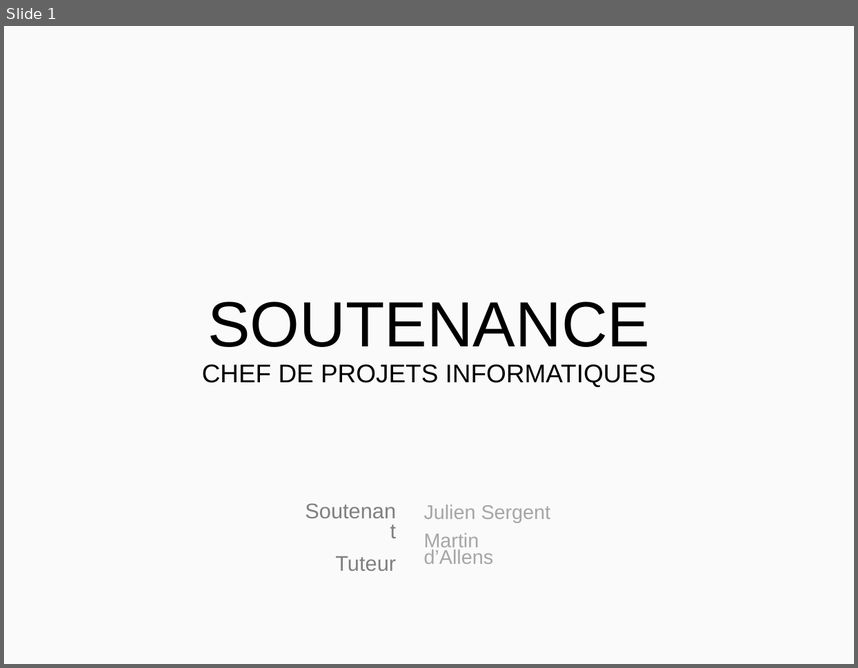
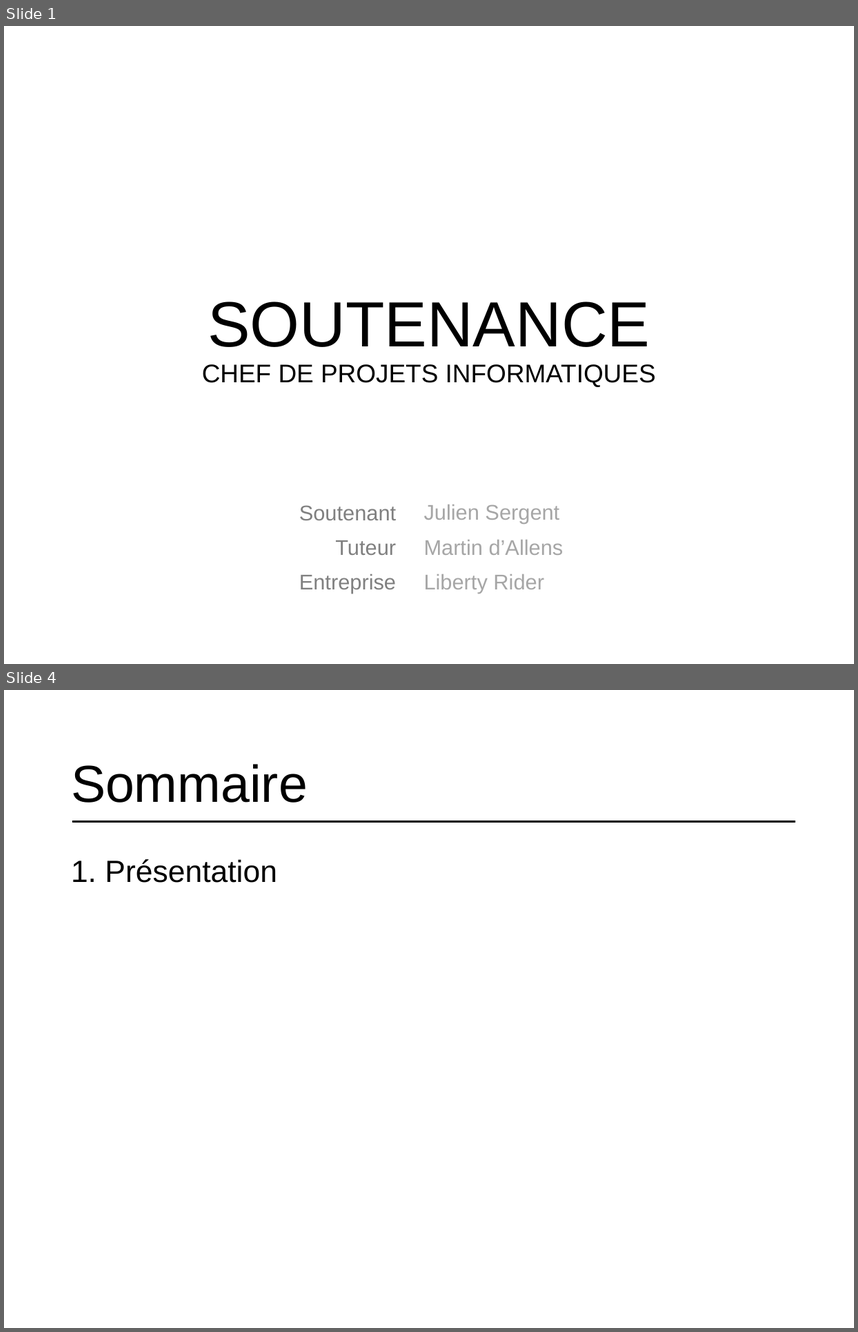
Before and after one commit to MadDeveloper/thesis, a slide deck: Présentation.pptx. Shown one above the other, each under a label of ours: slide 1 before the commit, slides 1 and 4 after it; the slides between them are not shown. The pictures are 858x668 and 858x1332 pixels, drawn with LibreOffice and Linux fonts; fonts in the diff are those of the drawing. Boxes give left, top, right and bottom in pixels: in the first picture for what was removed or moved away, otherwise in the second. Text is boxed around its words. In the diff, an @@ line names an element or a change of style, - is before the commit and + after.

```diff
--- a/Présentation.pptx
+++ b/Présentation.pptx
@@ slide 4 added at (4, 690, 854, 1328), background #FFFFFF @@
@@ title added at (71, 764, 308, 802), 44 pt, text #000000 @@
+Sommaire
@@ line added from (72, 822) to (795, 822), #000000 2 pt @@
@@ text added at (71, 859, 277, 883), 26 pt, text #000000 @@
+1. Présentation
@@ slide 1 changed as well @@
@@ background #FAFAFA to #FFFFFF @@
@@ text "Soutenant": place and size @@
-text "Soutenant" at (335, 556, 396, 570)
+text "Soutenant" at (299, 505, 396, 593)
@@ text at (299, 505, 396, 555): line spacing 0.8 to 0.9 @@
@@ subtitle at (424, 504, 564, 555): size 16.8 to 18 pt in "Julien Sergent", "Martin d’Allens"; line spacing 0.7 to 0.9 @@
@@ text at (299, 573, 396, 593): paragraph added @@
+Entreprise
@@ subtitle at (424, 574, 544, 593): paragraph added @@
+Liberty Rider
```
Also in this commit, not shown: 13 other slides added, 1 slide removed, 3 other files.
